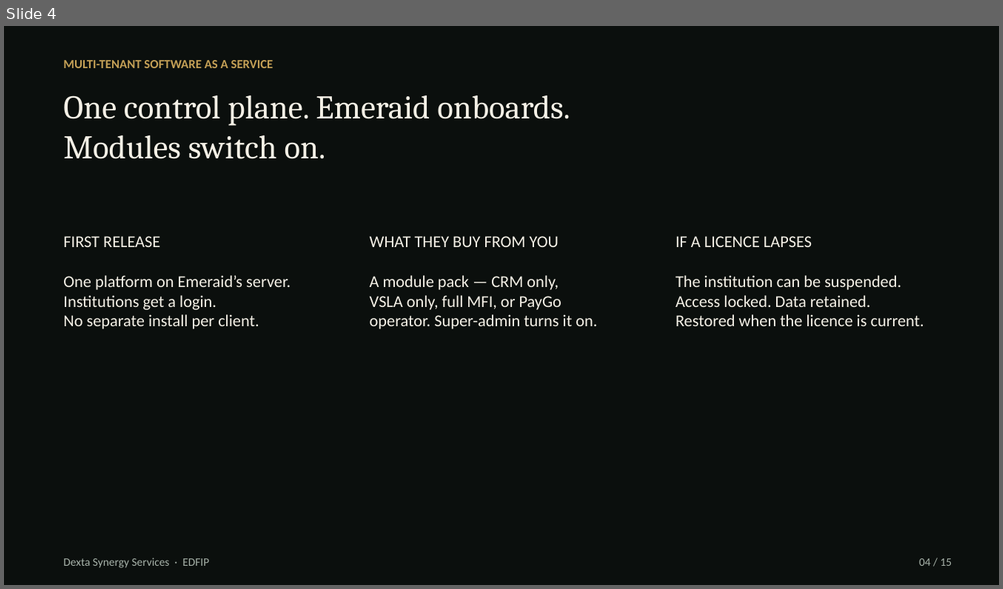
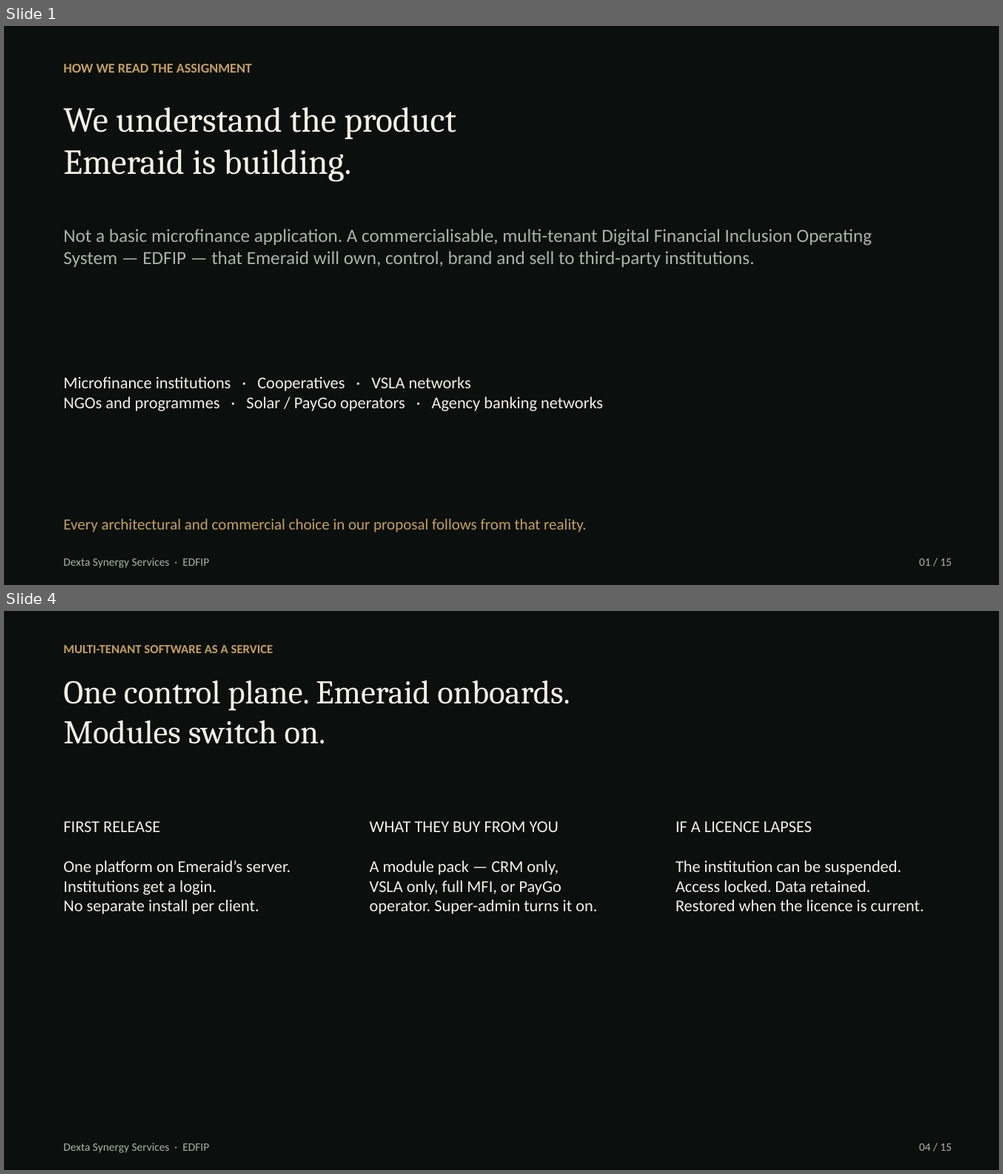
Before and after one commit to hanson1997/test, a slide deck: edfip-screening/EDFIP_Screening_Dexta.pptx. Shown one above the other, each under a label of ours: slide 4 before the commit, slides 1 and 4 after it; the slides between them are not shown. The pictures are 1003x589 and 1003x1174 pixels, drawn with LibreOffice and Linux fonts; fonts in the diff are those of the drawing. Boxes give left, top, right and bottom in pixels: in the first picture for what was removed or moved away, otherwise in the second. Text is boxed around its words. In the diff, an @@ line names an element or a change of style, - is before the commit and + after.

```diff
--- a/edfip-screening/EDFIP_Screening_Dexta.pptx
+++ b/edfip-screening/EDFIP_Screening_Dexta.pptx
@@ slide 1 added at bbox=[4, 26, 999, 585], background #FFFFFF @@
@@ rectangle added at bbox=[4, 26, 999, 585], fill #0B0F0D @@
@@ text added at bbox=[63, 64, 252, 73], 13 pt, text #C4A056, bold @@
+HOW WE READ THE ASSIGNMENT
@@ text added at bbox=[63, 107, 456, 181], 34 pt, text #F4F0E6 @@
+We understand the product
+Emeraid is building.
@@ text added at bbox=[63, 229, 872, 267], 18 pt, text #A8B3AA @@
+Not a basic microfinance application. A commercialisable, multi-tenant Digital Financial Inclusion Operating System — EDFIP — that Emeraid will own, control, brand and sell to third-party institutions.
@@ text added at bbox=[63, 377, 603, 412], 16 pt, text #F4F0E6 @@
+Microfinance institutions · Cooperatives · VSLA networks
+NGOs and programmes · Solar / PayGo operators · Agency banking networks
@@ text added at bbox=[63, 519, 586, 533], 15 pt, text #C4A056 @@
+Every architectural and commercial choice in our proposal follows from that reality.
@@ text added at bbox=[63, 558, 209, 568], 11 pt, text #A8B3AA @@
+Dexta Synergy Services · EDFIP
@@ text added at bbox=[919, 559, 952, 566], 11 pt, text #A8B3AA @@
+01 / 15
```
Also in this commit, not shown: 1 slide changed, 1 other slide added, 2 slides removed, 4 other files.
